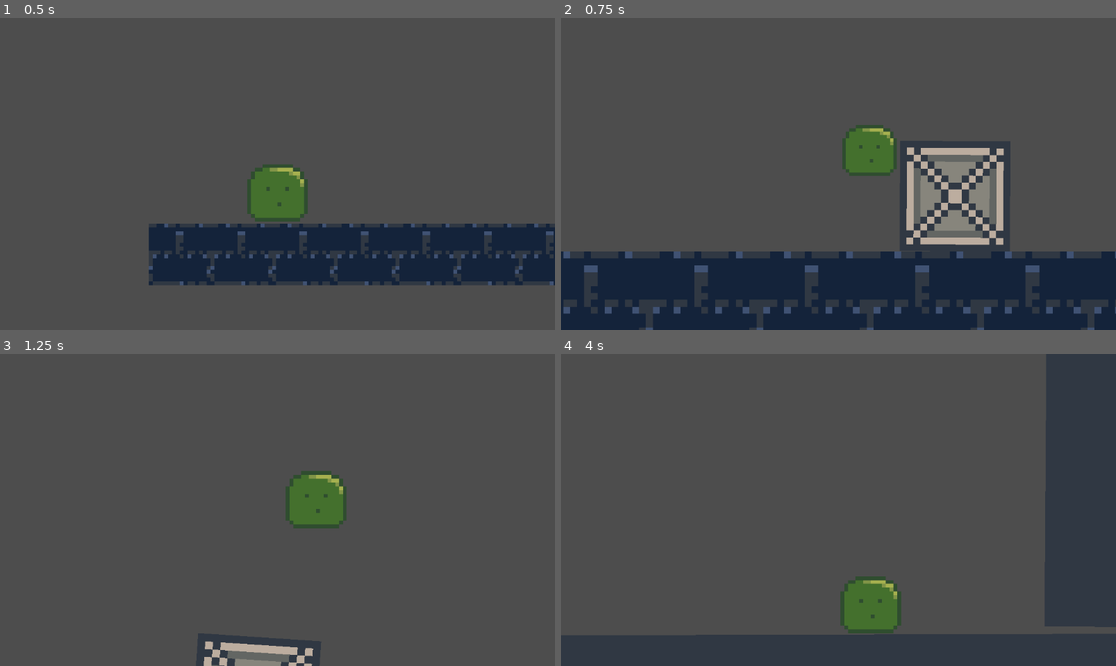
Above: before the commit, frames 1-4 (two rows, left to right).
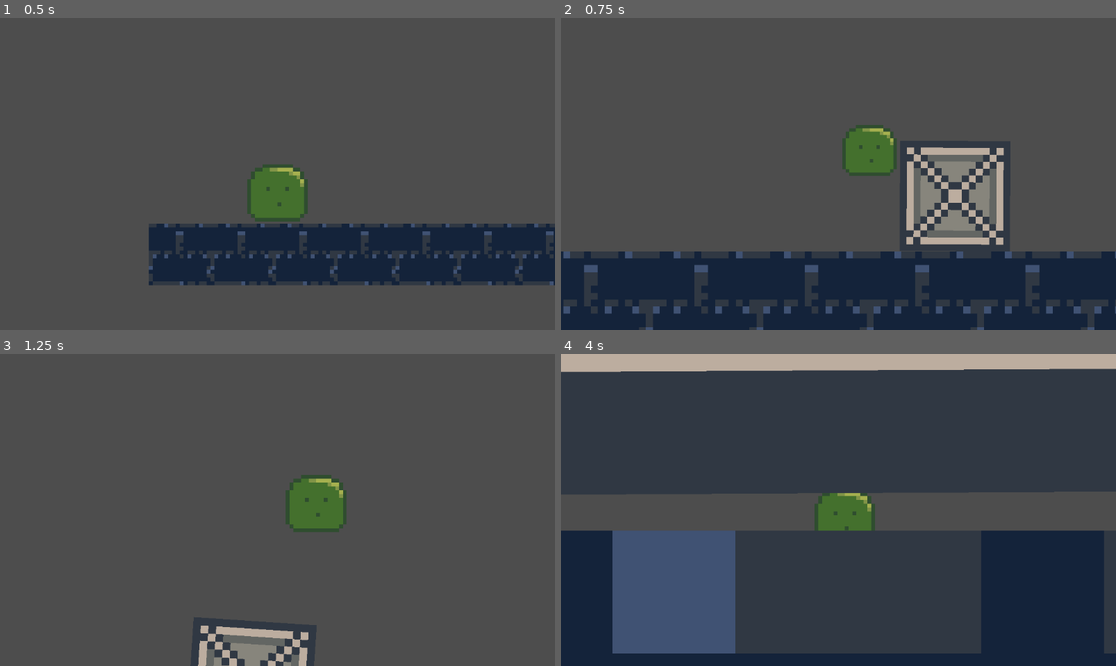
Above: after the commit, the same moments.

Repository: jkuball/splittle-bocks
Game: Godot game, scene res://scenes/playground.tscn
Same seed, same stepped clock (60 frames per second), same inputs: the game is played once before the commit and once after it.
Inputs:
- Up to frame 1 (0.5 s): no input
- Up to frame 2 (0.75 s): hold D (player_right) from 0.53 s (still down); tap Space (player_splittle) at 0.6 s
- Up to frame 3 (1.25 s): keep holding D (player_right)
- Up to frame 4 (4 s): tap Space (player_splittle) every 0.75 s from 1.35 to 3.6 s; release D (player_right) at 2.03 s; hold A (player_left) 2.03-2.78 s; hold D (player_right) from 2.78 s (still down)

Frame 1 is identical in both runs. In frame 2, 0.2% of the frame differs, in the area x 0-100%, y 41-100%; in frame 3, 3.4%; in frame 4, 82%, in the area x 0-100%, y 0-100%.

Commit message:
resize colliders oin player

Diff:
--- a/scenes/player.tscn
+++ b/scenes/player.tscn
@@ -7,8 +7,8 @@
 size = Vector2(126, 119)
 
 [sub_resource type="SegmentShape2D" id="SegmentShape2D_1xa1c"]
-a = Vector2(66, -64)
-b = Vector2(66, 64)
+a = Vector2(66, -24)
+b = Vector2(66, 48)
 
 [node name="Player" type="CharacterBody2D"]
 script = ExtResource("1_lmyi4")
@@ -25,10 +25,11 @@
 [node name="Area2D" type="Area2D" parent="."]
 
 [node name="CollisionShape2D" type="CollisionShape2D" parent="Area2D"]
+position = Vector2(-1, 0)
 shape = SubResource("SegmentShape2D_1xa1c")
 
 [node name="CollisionShape2D2" type="CollisionShape2D" parent="Area2D"]
-position = Vector2(-132, 0)
+position = Vector2(-131, 0)
 shape = SubResource("SegmentShape2D_1xa1c")
 
 [connection signal="body_entered" from="Area2D" to="." method="_on_area_2d_body_entered"]
Not shown: 1 places in scenes/bocks.tscn that only renumber resources
Not shown: 1 places in scenes/player.tscn that only renumber resources
Not shown: 1 places in scenes/playground.tscn that only renumber resources
Not shown: 1 places in scenes/wall.tscn that only renumber resources
